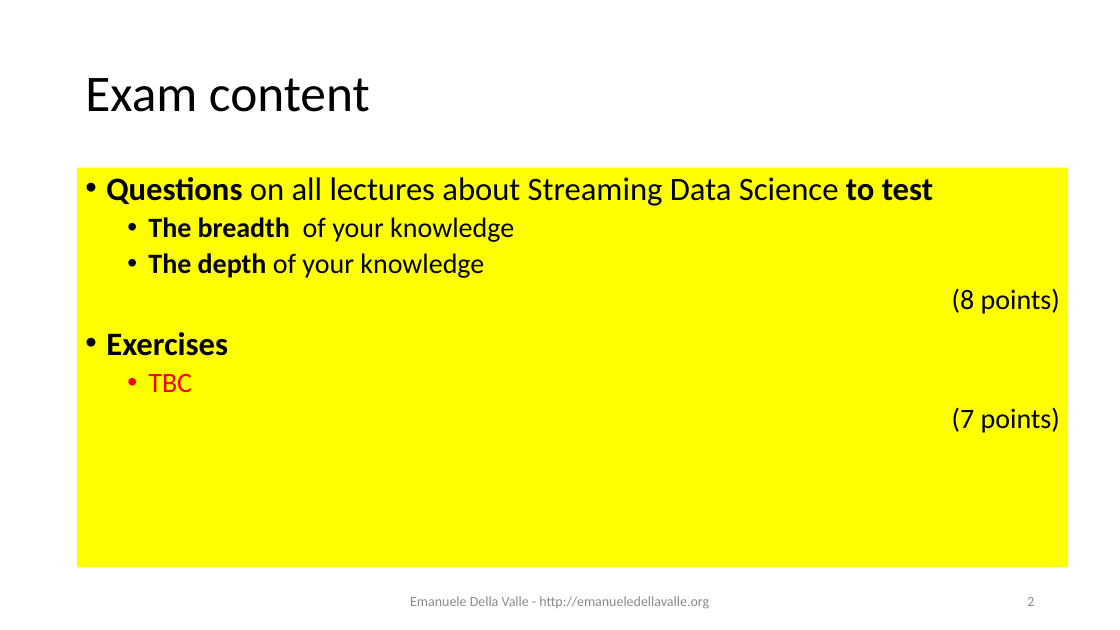
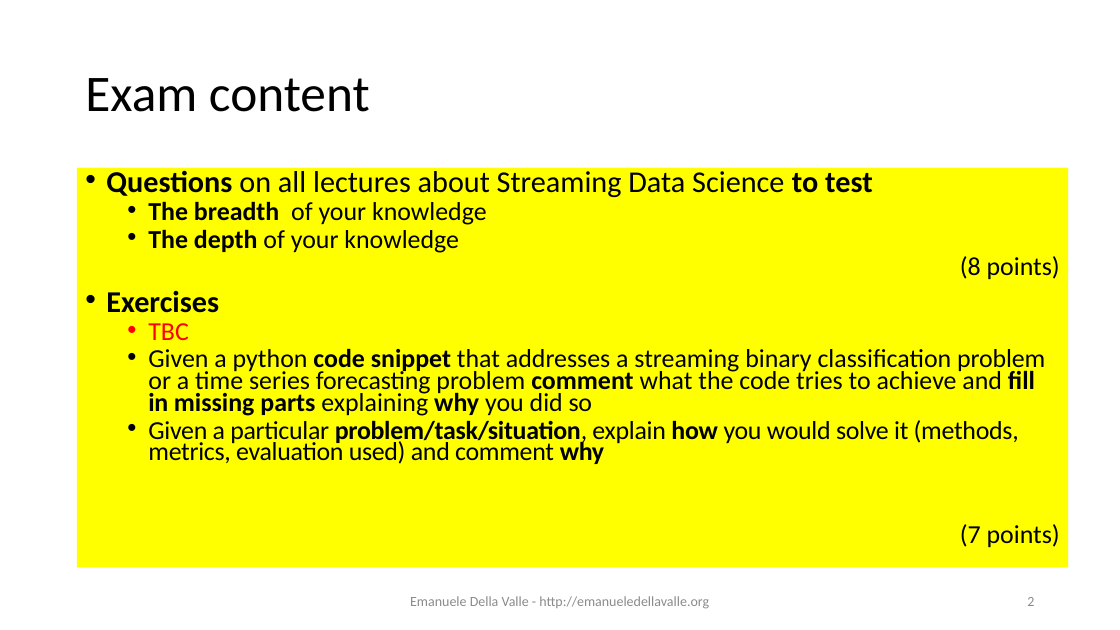
Before and after one commit to eugeniovaretti/streaming-data-analytics, a slide deck: slide 2 of lectures/11_SDS_exam-preview/11_Streaming-Data-Science_exam-preview.pptx. Drawn at 1120x630 pixels with LibreOffice and Linux fonts; fonts in the diff are those of the drawing. Boxes give left, top, right and bottom in pixels: in the first picture for what was removed or moved away, otherwise in the second. Text is boxed around its words. In the diff, an @@ line names an element or a change of style, - is before the commit and + after.

Commit message:
Update exam preview

```diff
--- a/lectures/11_SDS_exam-preview/11_Streaming-Data-Science_exam-preview.pptx
+++ b/lectures/11_SDS_exam-preview/11_Streaming-Data-Science_exam-preview.pptx
@@ text at (x1=106, y1=166, x2=1060, y2=548): size 28 to 25.9 pt in "Questions on all lectures about Streaming Data ...", "Exercises"; size 24 to 22.2 pt in "The breadth of your knowledge", "The depth of your knowledge", "(8 points)", "TBC" and 1 more places; line spacing 0.9 to 0.7 @@
@@ text at (x1=148, y1=348, x2=1045, y2=464): paragraphs added @@
+  • Given a python code snippet that addresses a streaming binary classification problem or a time series forecasting problem comment what the code tries to achieve and fill in missing parts explaining why you did so
+  • Given a particular problem/task/situation, explain how you would solve it (methods, metrics, evaluation used) and comment why
```
Also in this commit, not shown: 1 other slide changed, 1 slide added, 1 other file.
